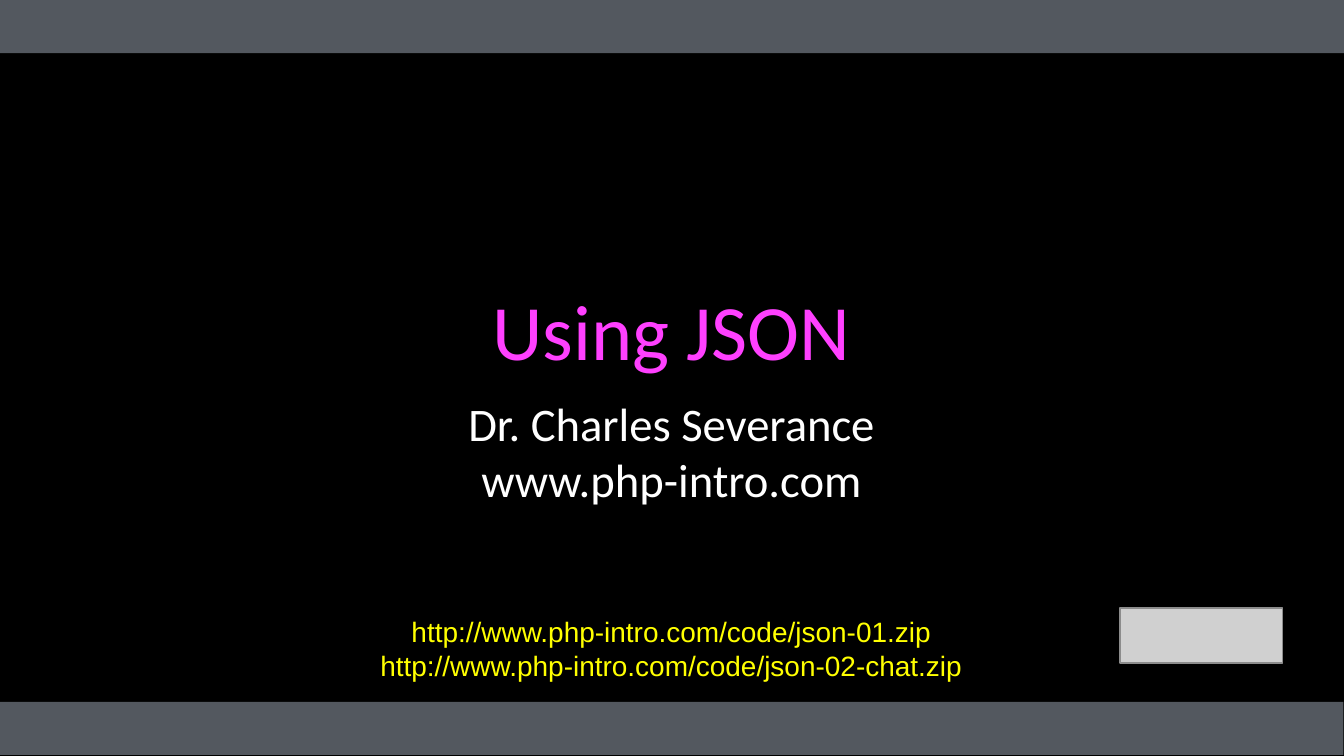
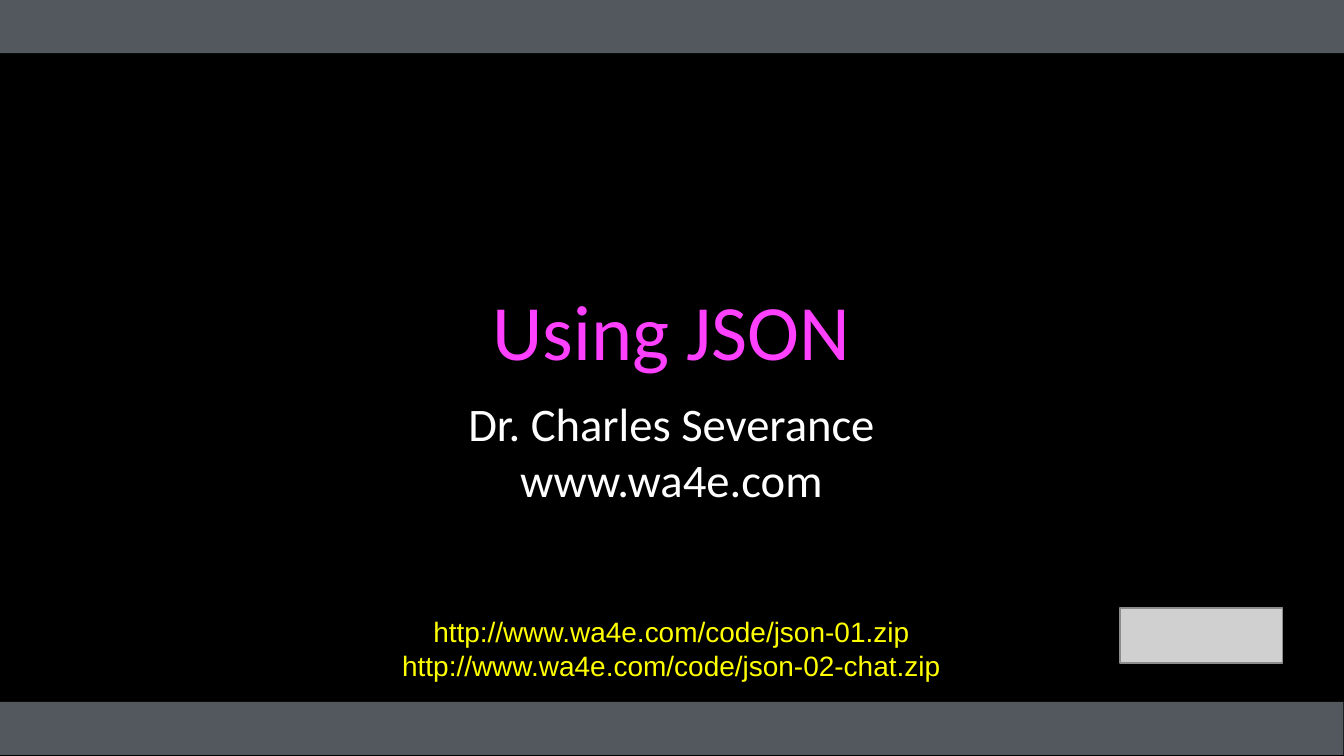
Before and after one commit to csev/wa4e, a slide deck: slide 1 of lectures/JS-04-JSON.ppt. Drawn at 1344x756 pixels with LibreOffice and Linux fonts; fonts in the diff are those of the drawing; grey boxes stand for pictures. Boxes give left, top, right and bottom in pixels: in the first picture for what was removed or moved away, otherwise in the second. Text is boxed around its words. In the diff, an @@ line names an element or a change of style, - is before the commit and + after.

```diff
--- a/lectures/JS-04-JSON.ppt
+++ b/lectures/JS-04-JSON.ppt
@@ text at (520, 467, 822, 498): text changed @@
-www.php-intro.com
+www.wa4e.com
@@ text at (402, 621, 940, 681): text changed @@
-http://www.php-intro.com/code/json-01.zip
-http://www.php-intro.com/code/json-02-chat.zip
+http://www.wa4e.com/code/json-01.zip
+http://www.wa4e.com/code/json-02-chat.zip
```
Also in this commit, not shown: 2 other slides changed, 12 other files.
